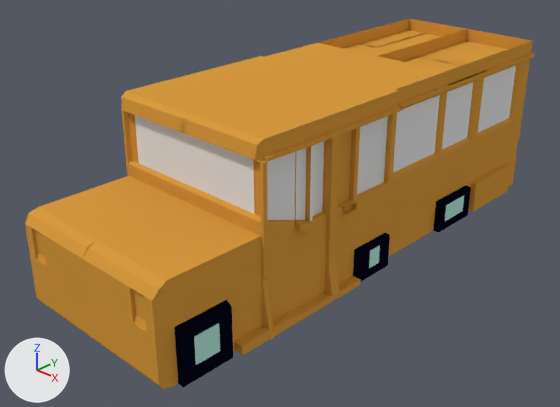
A saved change to the Blender file Bus01.blend.
Camera for both pictures: a 50 mm lens placed at (1.168, -0.081, 0.962), pointed at (-0.03, 1.162, 0.145). Every picture has the same lights, and +X, +Y and +Z are marked at lower left.

Script lines for the objects in view, before the commit:
```python
me_cube = bpy.data.meshes.new('Cube')
me_cube.from_pydata(...)  # 1022 vertices, 970 faces, 2 loose edges; spans x -0.03..1.12, y 2.76..8.98, z -1.0..1.0
# faces by material slot: [881, 14, 72, 3]
me_cube.materials.append(mat_material)  # orange #d89a3f
me_cube.materials.append(mat_material_001)  # white #e7e7e7
me_cube.materials.append(mat_material_002)  # black #07091d
me_cube.materials.append(mat_material_003)  # its picture is missing
ob_cube = bpy.data.objects.new('Cube', me_cube)
ob_cube.location = (0.0, 0.0, 0.243)
ob_cube.scale = (0.214, 0.214, 0.214)
_m = ob_cube.modifiers.new('Mirror', 'MIRROR')
_m.use_clip = True
```
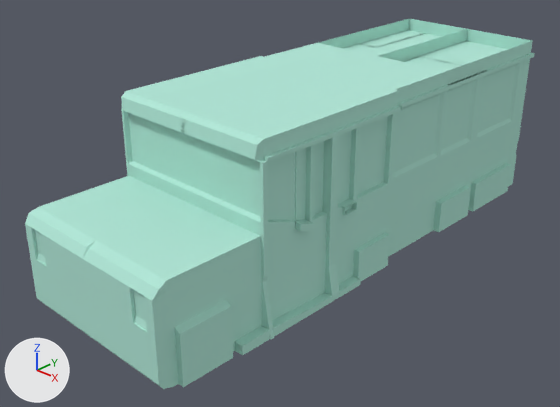
Location of each change, (x1, y1, x2, y2) in pixels of the pictures (560 x 407 px):
part 1 of me_cube, recoloured: (25, 19, 535, 389) in both
part 2 of me_cube, recoloured: (135, 66, 516, 221) in both
part 3 of me_cube, recoloured: (175, 185, 471, 387) in both

Patch to the scene script:
```diff
--- a/Bus01.blend.py
+++ b/Bus01.blend.py
@@ me_cube @@
 me_cube.from_pydata(...)  # 1022 vertices, 970 faces, 2 loose edges; spans x -0.03..1.12, y 2.76..8.98, z -1.0..1.0
 # used by ob_cube; location = (0.0, 0.0, 0.243); scale = (0.214, 0.214, 0.214)
+# me_cube part 1: all 881 faces that had it switch from mat_material (orange #d89a3f) to mat_material_003 (its picture is missing)
+# me_cube part 2: all 14 faces that had it switch from mat_material_001 (white #e7e7e7) to mat_material_003 (its picture is missing)
+# me_cube part 3: all 72 faces that had it switch from mat_material_002 (black #07091d) to mat_material_003 (its picture is missing)
```
